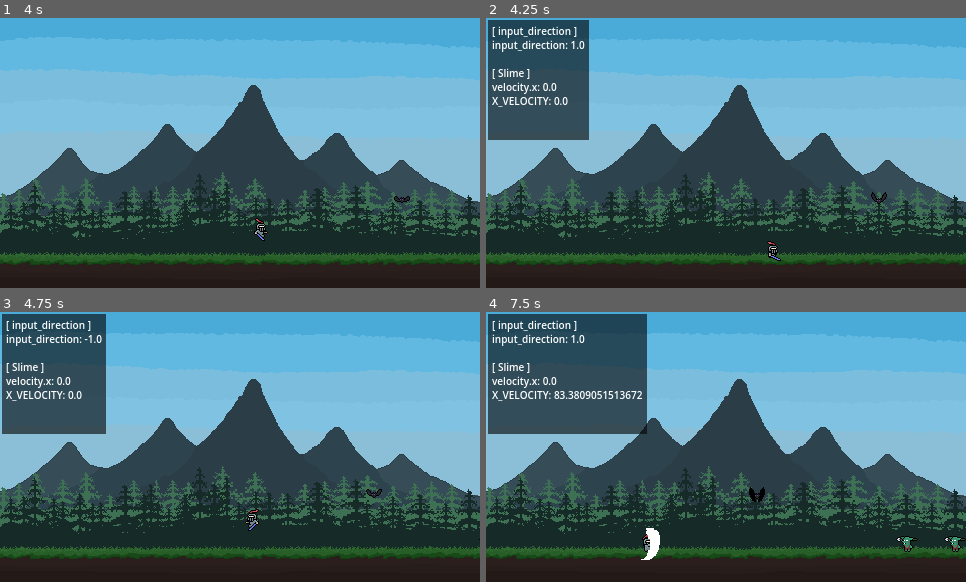
Above: before the commit, frames 1-4 (two rows, left to right).
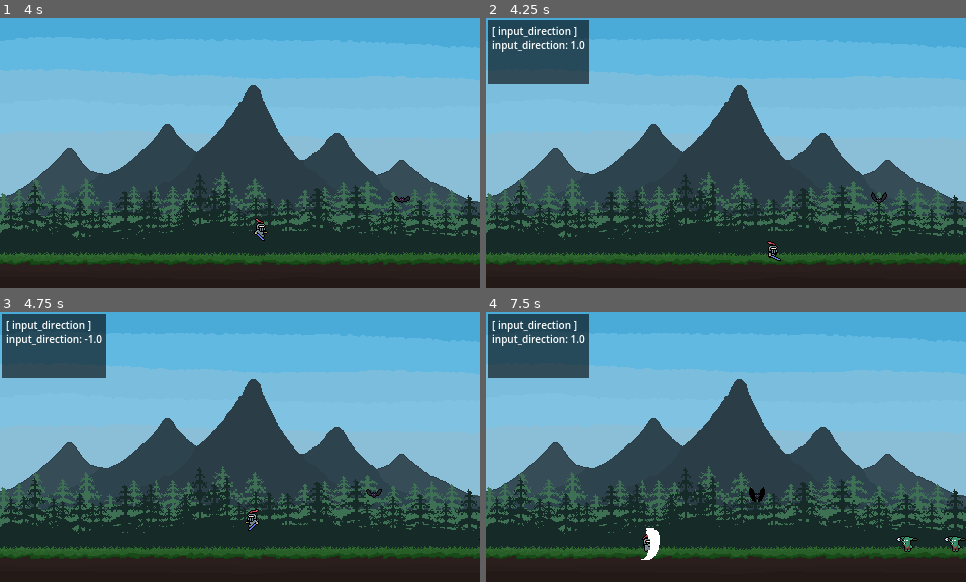
Above: after the commit, the same moments.

Repository: RadoslawG123/WavesOfMonsters
Game: Godot game, scene res://Scenes/main.tscn
Two runs of this game, one before a commit and one after it. Both use one fixed random seed, a clock stepped at 60 frames per second and the inputs below.
Inputs:
- Up to frame 1 (4 s): tap Enter at 0.5 s; hold D (Right) 0.53-2.03 s; tap Space (Attack) at 0.6, 1.55, 2.1, 2.85 s; tap W (Jump) at 0.77, 0.8, 1.07, 1.35, 1.52, 1.82, 2.3, 3.02, 3.32, 3.6, 3.77 s; hold A (Left) 2.03-2.78 s; hold D (Right) from 2.78 s (still down)
- Up to frame 2 (4.25 s): keep holding D (Right); tap W (Jump) at 4.07 s; tap / (DebugOverlay) at 4.15 s
- Up to frame 3 (4.75 s): release D (Right) at 4.28 s; hold A (Left) from 4.28 s (still down); tap Space (Attack) at 4.35 s; tap W (Jump) at 4.52 s
- Up to frame 4 (7.5 s): tap W (Jump) at 4.82, 5.3, 5.85, 6.02, 6.32, 6.77, 6.8, 7.07 s; release A (Left) at 5.03 s; hold D (Right) 5.03-5.78 s; tap Space (Attack) at 5.1, 6.05, 6.6, 7.35 s; hold A (Left) 5.78-7.28 s; hold D (Right) from 7.28 s (still down)

Frame 1 is identical in both runs. In frame 2, 4.5% of the frame differs, in the area x 0-22%, y 18-46%; in frame 3, 4.6%; in frame 4, 9.9%, in the area x 0-34%, y 0-46%.

Commit message:
Update comments to scripts + minor slime changes

Diff:
--- a/Scenes/Enemies/Slime.tscn
+++ b/Scenes/Enemies/Slime.tscn
@@ -1,7 +1,7 @@
 [gd_scene format=3 uid="uid://bct0c4gv4uebg"]
 
 [ext_resource type="Texture2D" uid="uid://bxib6eht5e8n0" path="res://Assets/Enemies/Slime/Slime_jump.png" id="1_kexyb"]
-[ext_resource type="Script" uid="uid://dknpyqtm8436d" path="res://Scenes/Enemies/slime.gd" id="1_otd3f"]
+[ext_resource type="Script" uid="uid://dknpyqtm8436d" path="res://Scripts/Enemies/slime.gd" id="1_otd3f"]
 [ext_resource type="Texture2D" uid="uid://cbivayqwblkr5" path="res://Assets/Enemies/Slime/Slime_Idle.png" id="2_s88bi"]
 [ext_resource type="PackedScene" uid="uid://bwdrkmws83sb4" path="res://Scenes/Universal/health_component.tscn" id="4_otd3f"]
 [ext_resource type="PackedScene" uid="uid://bxmx6fmybo61p" path="res://Scenes/Universal/hurtbox.tscn" id="5_jus8j"]
--- a/Scripts/Enemies/bat.gd
+++ b/Scripts/Enemies/bat.gd
@@ -2,7 +2,7 @@
 class_name Bat
 
 
-##### Variables #####
+######################################### Variables #########################################
 
 ## Onready variables
 @onready var animation_player: AnimationPlayer = $AnimationPlayer
@@ -11,7 +11,7 @@
 @export var X_VELOCITY := 25.0
 
 
-##### Main functions #####
+######################################### Main functions #########################################
 
 ## _ready: Called when the node enters the scene tree for the first time.
 func _ready() -> void:
--- a/Scenes/Enemies/slime.gd
+++ b/Scripts/Enemies/slime.gd
@@ -1,15 +1,10 @@
 extends CharacterBody2D
 
+######################################### Variables #########################################
+
+## Onready variables
 @onready var animation_player: AnimationPlayer = $AnimationPlayer
 @onready var jump_timer: Timer = $JumpTimer
-
-const FALL_GRAVITY := 500.0
-const FALL_VELOCITY := 200.0
-const JUMP_VELOCITY := -200.0
-const JUMP_DECELERATION := 10.0
-
-var X_VELOCITY := 0.0
-var X_DECELERATION := 20.0
 
 ## States
 enum STATE {
@@ -18,19 +13,30 @@
 	JUMP,
 }
 
+## Constrants
+const FALL_GRAVITY := 500.0
+const FALL_VELOCITY := 200.0
+const JUMP_VELOCITY := -200.0
+const JUMP_DECELERATION := 10.0
+
+## Normal variables
+var X_VELOCITY := 0.0
+var X_DECELERATION := 20.0
 var active_state := STATE.FLOOR
 
-# Called when the node enters the scene tree for the first time.
+
+######################################### Main Functions #########################################
+
+## Called when the node enters the scene tree for the first time.
 func _ready() -> void:
 	jump_timer.wait_time = randf_range(3.0, 5.0)
 	jump_timer.start()
 
-# Called every frame. 'delta' is the elapsed time since the previous frame.
+## Called every frame. 'delta' is the elapsed time since the previous frame.
 func _physics_process(delta: float) -> void:
-	DebugOverlay.add_stat("Slime", "velocity.x", velocity.x)
-	DebugOverlay.add_stat("Slime", "X_VELOCITY", X_VELOCITY)
 	match active_state:
 		STATE.FALL:
+			# Smooth fall
 			velocity.y = move_toward(velocity.y, FALL_VELOCITY, FALL_GRAVITY * delta)
 
 			move_horizontally(delta)
@@ -41,24 +47,26 @@
 
 		STATE.FLOOR:
 			velocity.x = -X_VELOCITY
-
 		STATE.JUMP:
+			# Smooth jump
 			velocity.y = move_toward(velocity.y, 0, JUMP_DECELERATION * delta)
 
 			move_horizontally(delta)
 
-			if velocity.y >= 0:
-				if velocity.y >= -100:
-					velocity.y *= 0.5
-				else:
-					velocity.y *= 0.3
+			#if velocity.y >= 0:
+				#if velocity.y >= -100:
+					#velocity.y *= 0.5
+				#else:
+					#velocity.y *= 0.3
 			switch_state(STATE.FALL)
 
 	move_and_slide()
 
+## Swich State: Swiching states
 func switch_state(to_state: STATE) -> void:
 	active_state = to_state
 
+	# State specific things that need to run only once upon entering the next state
 	match active_state:
 		STATE.FLOOR:
 			X_VELOCITY = 0.0
@@ -68,11 +76,21 @@
 			X_DECELERATION = randf_range(15.0, 30.0)
 			velocity.y = JUMP_VELOCITY
 
-func move_horizontally(delta):
+
+######################################### Other Functions #########################################
+
+## Move Horizontally: Movement in X-axis
+func move_horizontally(delta) -> void:
 	velocity.x = -X_VELOCITY
+
+	# Smooth horizontal movement
 	velocity.x = move_toward(velocity.x, 0, X_DECELERATION * delta)
 
 
+######################################### Signal Functions #########################################
+
+## When animations finishes do something
+## (AnimationPlayer is a big part of handling jump mechanics!)
 func _on_animation_finished(anim_name: StringName) -> void:
 	if anim_name == "Jump":
 		animation_player.play("Float")
@@ -80,7 +98,7 @@
 	elif anim_name == "Land":
 		animation_player.play("Idle")
 
-
+## When jump timer reaches the end do something
 func _on_jump_timer_timeout() -> void:
 	animation_player.play("Jump")
 	jump_timer.wait_time = randf_range(3.0, 5.0)
--- a/Scripts/Enemies/spear_goblin.gd
+++ b/Scripts/Enemies/spear_goblin.gd
@@ -2,7 +2,7 @@
 class_name SpearGoblin
 
 
-##### Variables #####
+######################################### Variables #########################################
 
 ## Onready variables
 @onready var animation_player: AnimationPlayer = $AnimationPlayer
@@ -18,7 +18,7 @@
 var X_VELOCITY_shelf: float
 
 
-##### Main functions #####
+######################################### Main functions #########################################
 
 ## Ready: Called when the node enters the scene tree for the first time.
 func _ready() -> void:
@@ -38,7 +38,7 @@
 	move_and_slide()
 
 
-##### Other functions #####
+######################################### Other functions #########################################
 
 ## Throw Spear: play animation
 func throw_spear():
@@ -62,7 +62,7 @@
 	X_VELOCITY = X_VELOCITY_shelf
 
 
-##### Signal functions #####
+######################################### Signal functions #########################################
 
 ## Signal Function: If animation (anim_name) finish do something
 func _on_animation_finished(anim_name: StringName) -> void:
--- a/Scripts/Others/monster_generator.gd
+++ b/Scripts/Others/monster_generator.gd
@@ -1,7 +1,7 @@
 extends Area2D
 
 
-##### Variables #####
+######################################### Variables #########################################
 
 ## Onready variables
 @onready var spawn_colldawn: Timer = $SpawnColldawn
@@ -14,7 +14,7 @@
 @export var slime: PackedScene
 
 
-##### Main functions #####
+######################################### Main functions #########################################
 
 ## Spawn Monster
 func spawn_monster():
@@ -40,6 +40,8 @@
 		new_monster.global_position = floor_spawn_position.global_position
 		get_tree().current_scene.add_child(new_monster)
 
+######################################### Other functions #########################################
+
 ## Get Edge Positions: sky spawn global edges positions
 func get_edge_positions():
 	var edge_positions = {}
@@ -53,6 +55,9 @@
 
 	return edge_positions
 
+
+######################################### Signal functions #########################################
+
 ## Timer Signal function: Emitted when the timer reaches the end
 func _on_spawn_colldawn_timeout() -> void:
 	spawn_monster()
--- a/Scripts/Others/spear.gd
+++ b/Scripts/Others/spear.gd
@@ -1,7 +1,7 @@
 extends Area2D
 
 
-##### Variables #####
+######################################### Variables #########################################
 
 ## Onready variables
 @onready var animation_player: AnimationPlayer = $AnimationPlayer
@@ -18,6 +18,9 @@
 var my_gravity := 150.0
 var freeze := false
 var is_deflected = false
+
+
+######################################### Main functions #########################################
 
 ## Ready: Called when the node enters the scene tree for the first time.
 func _ready() -> void:
@@ -51,6 +54,9 @@
 	# Rotate spear in direction of its flight
 	rotation = current_velocity.angle()
 
+
+######################################### Other functions #########################################
+
 ## Change Flight Path
 func change_flight_path():
 	is_deflected = true
@@ -66,19 +72,21 @@
 	spear.remove_from_group("Spear")
 	animation_player.play("Disappear")
 
-##### Signal functions #####
 
-## Signal funciton: Spear hits the ground
+######################################### Signal functions #########################################
+
+## Spear hits the ground
 func _on_body_entered(body: Node2D) -> void:
 	if body is TileMapLayer:
 		Disable_spear()
 
-## Signal function: Player hits the spear by his weapon hitbox to reflect it
+## Player hits the spear by his weapon hitbox to reflect it
 func _on_player_hitbox_entered(area: Area2D) -> void:
 	# If area is hitbox and hitbox have right direction
 	if area.is_in_group("Hitbox") and area.get_parent().scale.x < 0:
 		change_flight_path()
 
+## Spear hits an enemy
 func _on_enemy_entered(area: Area2D) -> void:
 	# If area is hurtbox and the spear is deflected
 	if area.is_in_group("Hurtbox") and is_deflected:
--- a/Scripts/Player/player.gd
+++ b/Scripts/Player/player.gd
@@ -2,7 +2,7 @@
 class_name Player
 
 
-##### Variables #####
+######################################### Variables #########################################
 
 ## Onready variables
 @onready var player_animation: AnimatedSprite2D = %PlayerAnimation
@@ -35,7 +35,8 @@
 var input_direction: float
 var y_velocity_shelf: float
 
-##### Main functions #####
+
+######################################### Main Functions #########################################
 
 ## Ready: Called when the node enters the scene tree for the first time.
 func _ready() -> void:
@@ -116,7 +117,7 @@
 				switch_state(STATE.FALL)
 
 
-##### Other functions #####
+######################################### Other Functions #########################################
 
 ## Handle Movement
 func handle_movement() -> void:
@@ -177,7 +178,7 @@
 	hitbox_2.monitoring = false
 
 
-##### Signal Functions #####
+######################################### Signal Functions #########################################
 
 ## When animations finishes do something
 func _on_animation_finished(anim_name: String):
--- a/Scripts/Universal/HealthComponent.gd
+++ b/Scripts/Universal/HealthComponent.gd
@@ -1,7 +1,13 @@
 extends Node
 class_name HealthComponent
 
+
+######################################### Variables #########################################
+
 @export var health_amount := 1
+
+
+######################################### Main functions #########################################
 
 func add_health(health: int) -> void:
 	health_amount = health
--- a/Scripts/Universal/Hurtbox.gd
+++ b/Scripts/Universal/Hurtbox.gd
@@ -2,7 +2,7 @@
 class_name Hurtbox
 
 
-##### Variables #####
+######################################### Variables #########################################
 
 ## Onready variables
 @onready var health_component: HealthComponent = $"../HealthComponent"
@@ -22,7 +22,7 @@
 var player: Player
 var camera: Camera2D
 
-##### Main functions #####
+######################################### Main functions #########################################
 
 ## Ready: Called when the node enters the scene tree for the first time.
 func _ready():
@@ -45,6 +45,9 @@
 		flash_white()
 		knockback()
 		#print("Życie:", health_component.health_amount)
+
+
+######################################### Other functions #########################################
 
 ## DIE
 func die():
@@ -89,18 +92,20 @@
 		# tween_property (obiekt, "co zmieniamy", wartość_docelowa, czas_w_sekundach)
 		tween.tween_property(sprite.material, "shader_parameter/flash_modifier", 0.0, 0.5)
 
-## Signal function: When knockabck ends give back normal velocity to object
+
+######################################### Signal functions #########################################
+
+## When knockabck ends give back normal velocity to object
 func _on_knockback_ended():
 	owner.X_VELOCITY = X_VELOCITY_shelf
 	enemy_body.set_collision_layer_value(2, true)
 
-## Signal function: When HitStopTimer ends turn on normal time_scale and reset camera offset
+## When HitStopTimer ends turn on normal time_scale and reset camera offset
 func _on_hit_stop_timer_timeout() -> void:
 	Engine.time_scale = 1.0
 	camera.offset = Vector2(0.0,0.0)
 
-
-##### Player hitbox functions #####
+######################################### Player hitbox functions #########################################
 
 ## Signal function: Player collides with enemy
 func _on_player_enemy_entered(body: Node2D) -> void:
Renamed: Scenes/Enemies/slime.gd.uid -> Scripts/Enemies/slime.gd.uid
